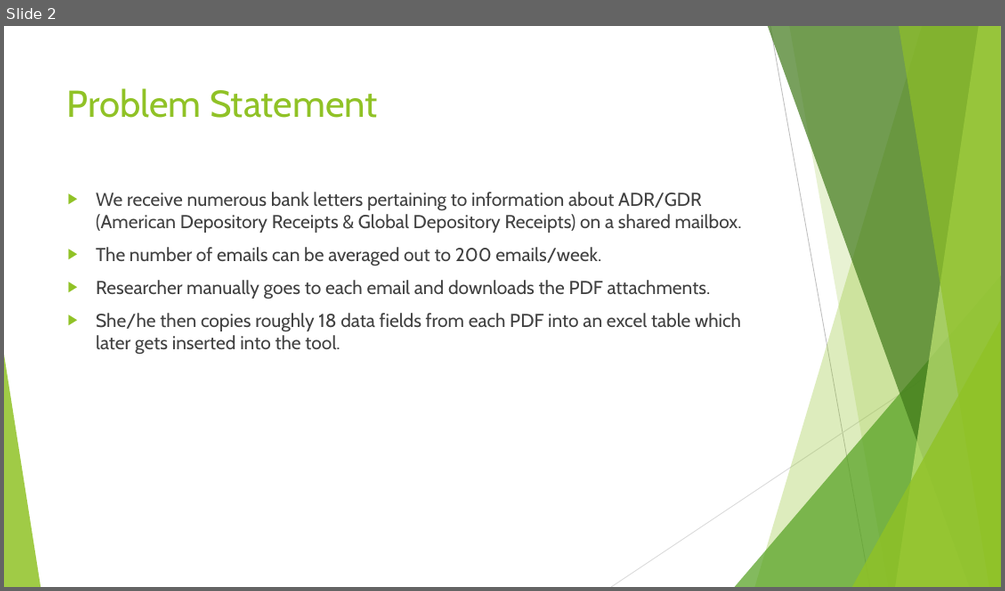
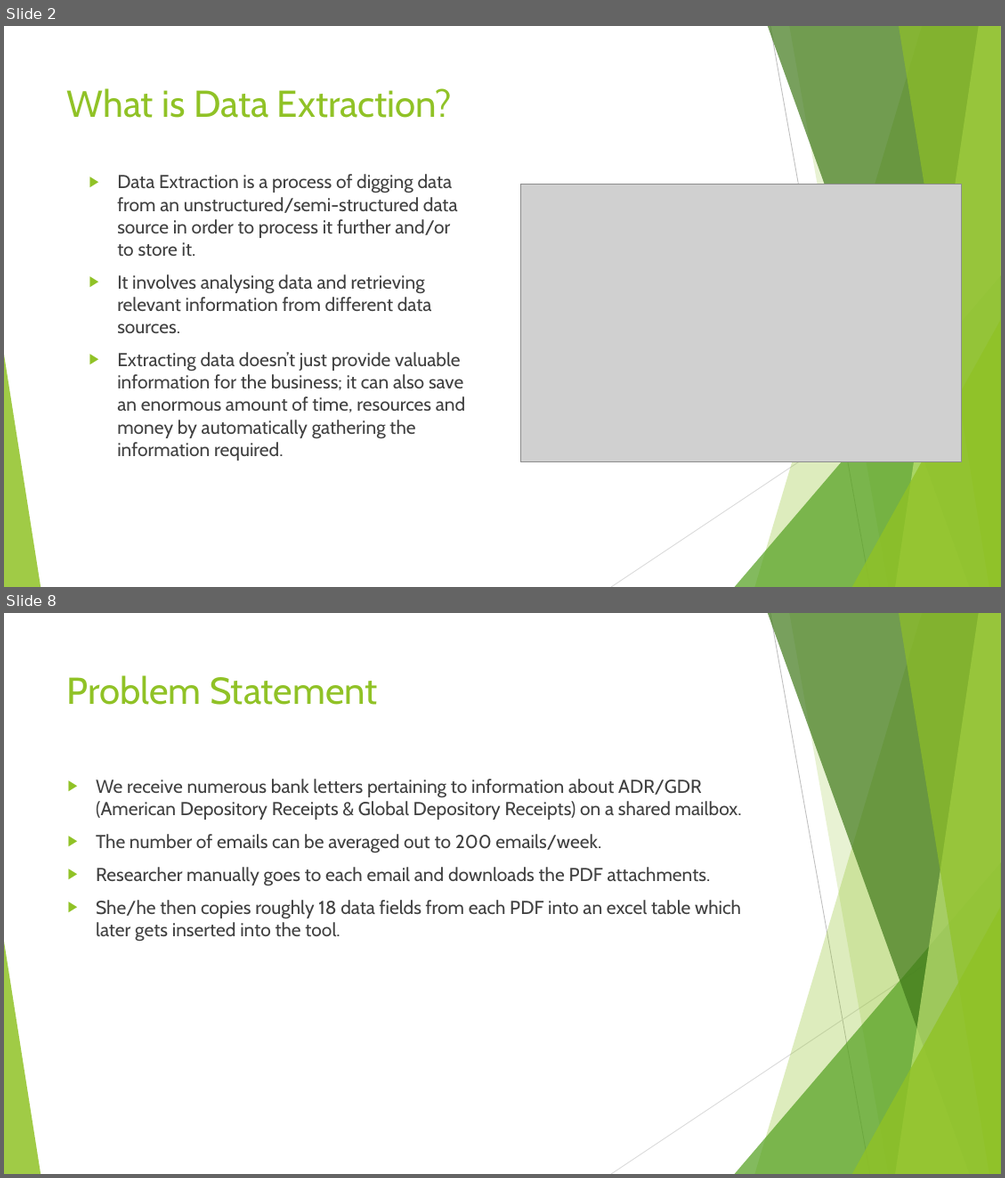
Before and after one commit to Aakriti23/Regular-Expressions, a slide deck: Regular Expressions.pptx. Shown one above the other, each under a label of ours: slide 2 before the commit, slides 2 and 8 after it; the slides between them are not shown. The pictures are 1005x591 and 1005x1178 pixels, drawn with LibreOffice and Linux fonts; fonts in the diff are those of the drawing; grey boxes stand for pictures. Boxes give left, top, right and bottom in pixels: in the first picture for what was removed or moved away, otherwise in the second. Text is boxed around its words. In the diff, an @@ line names an element or a change of style, - is before the commit and + after.

```diff
--- a/Regular Expressions.pptx
+++ b/Regular Expressions.pptx
@@ slide 2 added at box(4, 26, 1001, 587), background #FFFFFF; not listed: 10 template elements that a slide beside it also shows @@
@@ title added at box(67, 88, 453, 118), 36 pt, text #90C226 @@
+What is Data Extraction?
@@ text added at box(117, 174, 465, 460), 18 pt, text #404040 @@
+▶ Data Extraction is a process of digging data from an unstructured/semi-structured data source in order to process it further and/or to store it.
+▶ It involves analysing data and retrieving relevant information from different data sources.
+▶ Extracting data doesn’t just provide valuable information for the business; it can also save an enormous amount of time, resources and money by automatically gathering the information required.
@@ picture added at box(521, 184, 961, 462) @@
@@ what was slide 2 is now slide 8 @@
```
Also in this commit, not shown: 3 slides changed, 3 other slides added, 2 other files.
